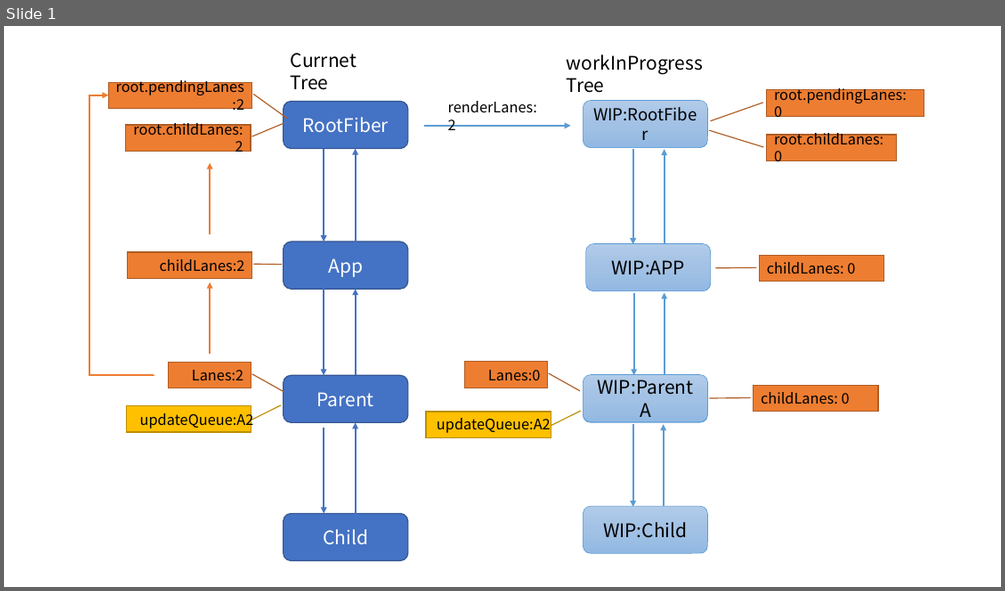
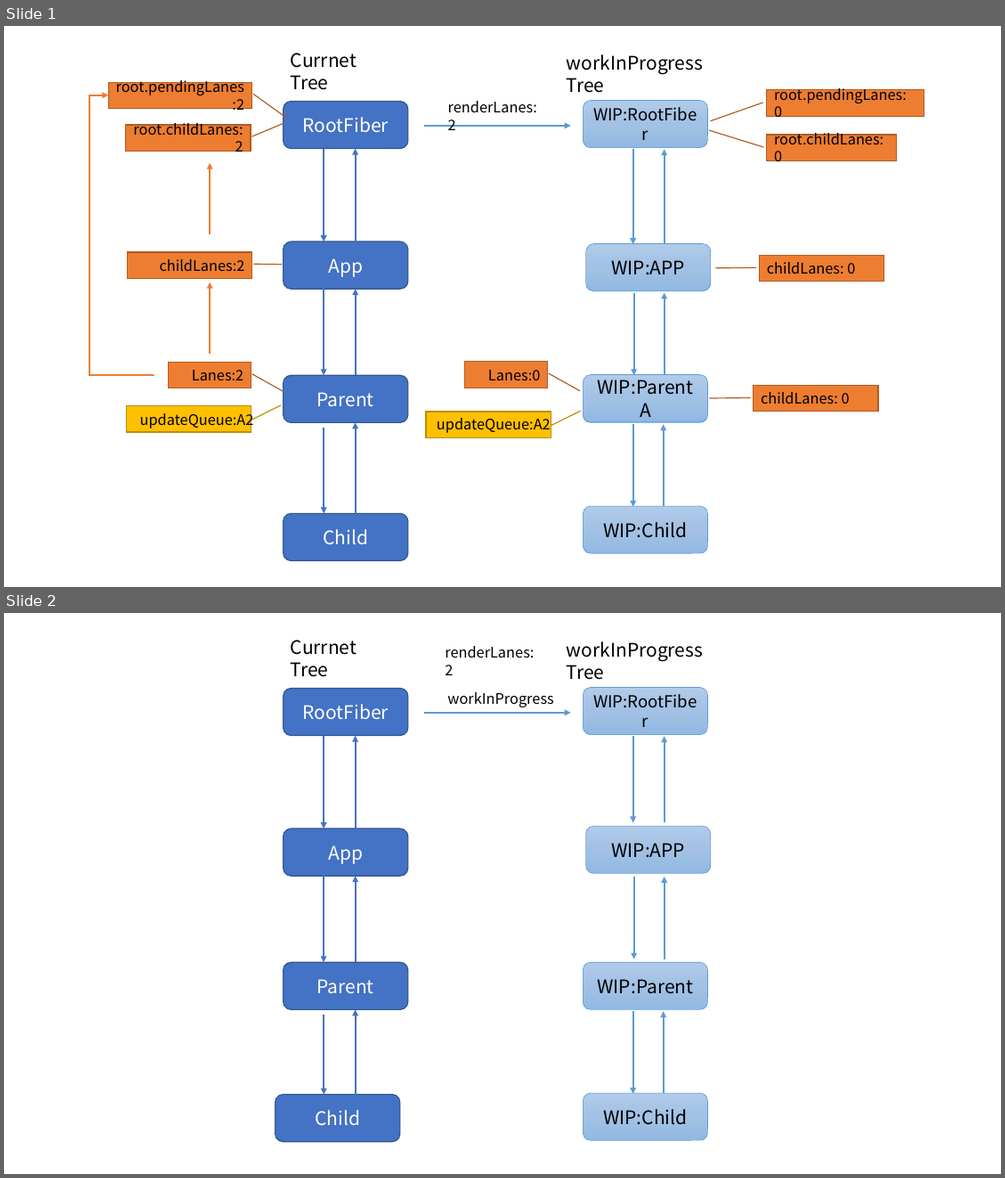
Before and after one commit to neroneroffy/react-source-code-debug, a slide deck: src/components/TasksWithDifferentPriorities/更新流程.pptx. Shown one above the other, each under a label of ours: slide 1 before the commit, slides 1 and 2 after it. The pictures are 1005x591 and 1005x1178 pixels, drawn with LibreOffice and Linux fonts; fonts in the diff are those of the drawing. Boxes give left, top, right and bottom in pixels: in the first picture for what was removed or moved away, otherwise in the second. Text is boxed around its words. In the diff, an @@ line names an element or a change of style, - is before the commit and + after.

```diff
--- a/src/components/TasksWithDifferentPriorities/更新流程.pptx
+++ b/src/components/TasksWithDifferentPriorities/更新流程.pptx
@@ slide 2 added at (x1=4, y1=613, x2=1001, y2=1174), background #FFFFFF @@
@@ text added at (x1=291, y1=640, x2=356, y2=677), 18 pt, text #000000 @@
+Currnet Tree
@@ text added at (x1=445, y1=646, x2=534, y2=675), 14 pt, text #000000 @@
+renderLanes:2
@@ text added at (x1=566, y1=641, x2=703, y2=680), 18 pt, text #000000 @@
+workInProgress Tree
@@ rounded rectangle added at (x1=283, y1=689, x2=408, y2=736), fill #4472C4, outline #325491 1 pt, 18 pt, text #FFFFFF @@
+RootFiber
@@ text added at (x1=447, y1=692, x2=553, y2=707), 14 pt, text #000000 @@
+workInProgress
@@ rounded rectangle added at (x1=582, y1=687, x2=708, y2=734), fill gradient #B1CBE9 to #A3C1E5 to #93B9E4, outline #5B9BD5 0.5 pt, 16 pt, text #000000 @@
+WIP:RootFiber
@@ arrow added from (424, 713) to (571, 713), #5B9BD5 1.5 pt @@
@@ arrow added from (324, 736) to (324, 828), #4472C4 1.5 pt @@
@@ arrow added from (356, 831) to (356, 736), #4472C4 1.5 pt @@
@@ arrow added from (633, 737) to (633, 822), #5B9BD5 1.5 pt @@
@@ arrow added from (664, 822) to (664, 737), #5B9BD5 1.5 pt @@
@@ rounded rectangle added at (x1=586, y1=826, x2=711, y2=873), fill gradient #B1CBE9 to #A3C1E5 to #93B9E4, outline #5B9BD5 0.5 pt, 18 pt, text #000000 @@
+WIP:APP
@@ rounded rectangle added at (x1=283, y1=828, x2=408, y2=876), fill #4472C4, outline #325491 1 pt, 18 pt, text #FFFFFF @@
+App
@@ arrow added from (324, 869) to (324, 962), #4472C4 1.5 pt @@
@@ arrow added from (356, 962) to (356, 876), #4472C4 1.5 pt @@
@@ arrow added from (633, 877) to (633, 959), #5B9BD5 1.5 pt @@
@@ arrow added from (664, 959) to (664, 876), #5B9BD5 1.5 pt @@
@@ rounded rectangle added at (x1=283, y1=962, x2=408, y2=1009), fill #4472C4, outline #325491 1 pt, 18 pt, text #FFFFFF @@
+Parent
@@ rounded rectangle added at (x1=582, y1=962, x2=708, y2=1009), fill gradient #B1CBE9 to #A3C1E5 to #93B9E4, outline #5B9BD5 0.5 pt, 18 pt, text #000000 @@
+WIP:Parent
@@ arrow added from (356, 1105) to (356, 1009), #4472C4 1.5 pt @@
@@ arrow added from (633, 1012) to (633, 1094), #5B9BD5 1.5 pt @@
@@ arrow added from (663, 1094) to (663, 1011), #5B9BD5 1.5 pt @@
@@ arrow added from (324, 1014) to (324, 1094), #4472C4 1.5 pt @@
@@ rounded rectangle added at (x1=582, y1=1093, x2=708, y2=1140), fill gradient #B1CBE9 to #A3C1E5 to #93B9E4, outline #5B9BD5 0.5 pt, 18 pt, text #000000 @@
+WIP:Child
@@ rounded rectangle added at (x1=275, y1=1094, x2=400, y2=1142), fill #4472C4, outline #325491 1 pt, 18 pt, text #FFFFFF @@
+Child
```
Also in this commit, not shown: 5 other files.
